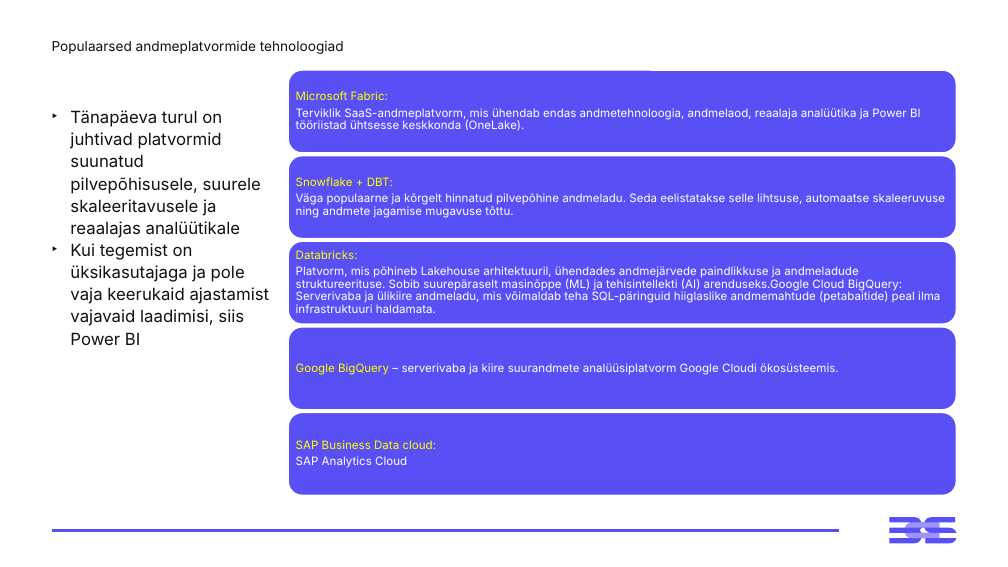
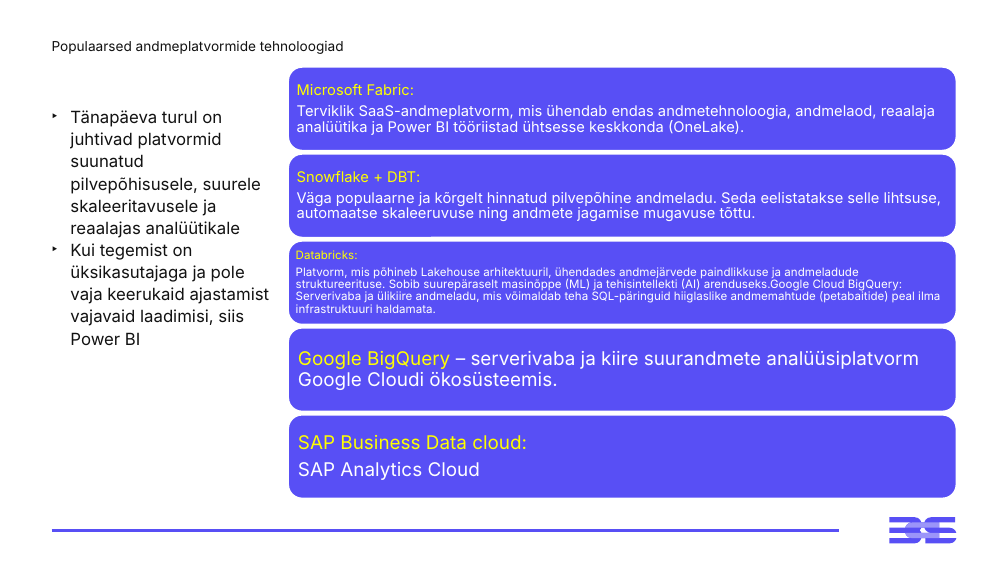
Before and after one commit to emilieabel/andmetarkus, a slide deck: slide 9 of Materjalid/Day4 Andmeplatvormid json/4-paev-andmetarkus-esitlus.pptx. Drawn at 1008x567 pixels with LibreOffice and Linux fonts; fonts in the diff are those of the drawing. Boxes give left, top, right and bottom in pixels: in the first picture for what was removed or moved away, otherwise in the second. Text is boxed around its words. In the diff, an @@ line names an element or a change of style, - is before the commit and + after.

```diff
--- a/Materjalid/Day4 Andmeplatvormid json/4-paev-andmetarkus-esitlus.pptx
+++ b/Materjalid/Day4 Andmeplatvormid json/4-paev-andmetarkus-esitlus.pptx
@@ text "Microsoft Fabric:" at [297,83,935,135]: size 11 to 14 pt; more space between paragraphs @@
@@ text "Snowflake + DBT:" at [297,170,942,221]: size 11 to 14 pt; more space between paragraphs @@
@@ text "Google BigQuery – serverivaba ja ..." at [298,351,919,390]: size 11 to 18 pt; more space between paragraphs @@
@@ text "SAP Business Data cloud:" at [298,435,527,480]: size 11 to 18 pt; more space between paragraphs @@
```
Also in this commit, not shown: 1 other slide changed, 1 slide added, 1 slide removed, 2 other files.
